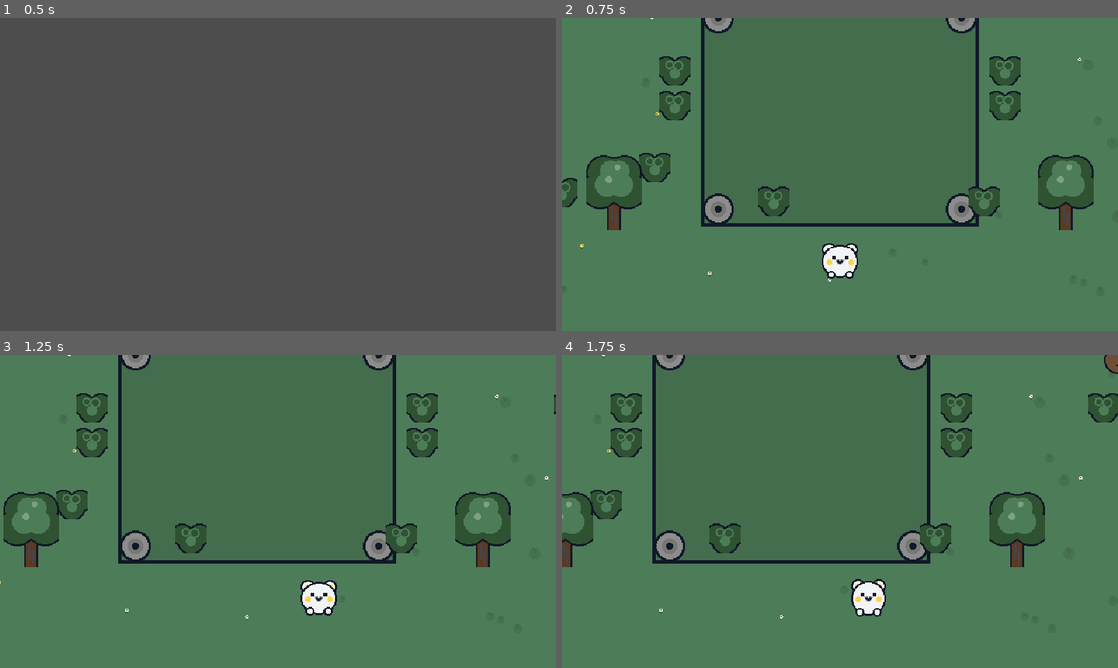
Above: before the commit, frames 1-4 (two rows, left to right).
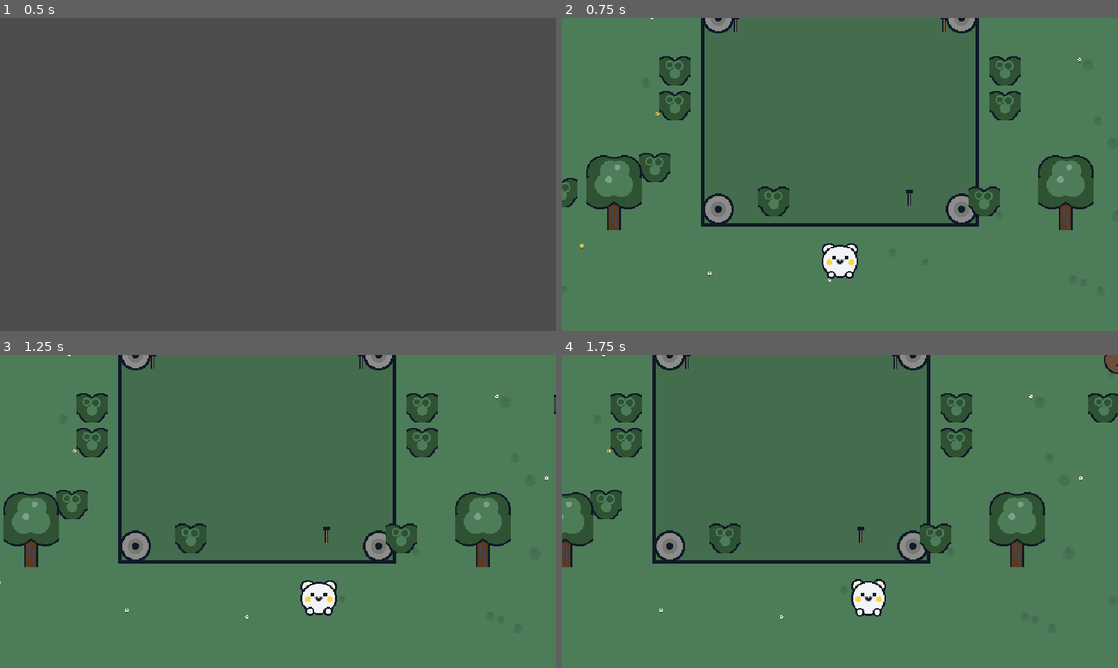
Above: after the commit, the same moments.

Repository: Akabim/arkeolog
Game: Godot game, scene res://scenes/main.tscn
Two runs of this game, one before a commit and one after it. Both use one fixed random seed, a clock stepped at 60 frames per second and the inputs below.
Inputs (mouse positions are in pixels of both pictures, inside the frame that each line leads up to):
- Up to frame 1 (0.5 s): no input
- Up to frame 2 (0.75 s): tap Enter at 0.5 s; move the mouse to (962, 158) at 0.52 s; hold D (move_right) from 0.53 s (still down); hold E (interact) from 0.53 s (still down); click (962, 158) at 0.67 s
- Up to frame 3 (1.25 s): keep holding D (move_right); keep holding E (interact); tap Space at 0.77 s
- Up to frame 4 (1.75 s): release D (move_right) at 1.25 s; release E (interact) at 1.25 s; drag from (728, 527) to (817, 492) at 1.27 s

Frame 1 is identical in both runs. In frame 2, 0.1% of the frame differs, in the area x 30-69%, y 0-60%; in frame 3, 0.1%; in frame 4, 0.1%.
Error before the commit: Cannot call method 'add_child' on a null value. (res://scripts/torch.gd:15)
Error after the commit: Invalid access to property or key 'is_solved' on a base object of type 'SubViewport'. (res://scripts/socket_visual.gd:15)

Commit message:
Fix torch baking circular dependency and null visual node crash by introducing torch_visual.gd

Diff:
--- a/scripts/texture_baker.gd
+++ b/scripts/texture_baker.gd
@@ -6,7 +6,7 @@
 const DIRT_MOUND_VISUAL = preload("res://scripts/dirt_mound_visual.gd")
 const STONE_BLOCK_VISUAL = preload("res://scripts/stone_block_visual.gd")
 const SOCKET_VISUAL = preload("res://scripts/socket_visual.gd")
-const TORCH_SCRIPT = preload("res://scripts/torch.gd")
+const TORCH_VISUAL = preload("res://scripts/torch_visual.gd")
 
 func bake_all_textures() -> void:
 	print("[Texture Baker] Starting procedural texture baking...")
@@ -18,9 +18,9 @@
 	Global.textures["dirt_mound"] = await bake_item(DIRT_MOUND_VISUAL, {}, Vector2(64, 48))
 
 	# Torches
-	Global.textures["torch_off"] = await bake_item(TORCH_SCRIPT, {"is_lit": false}, Vector2(24, 40))
-	Global.textures["torch_on1"] = await bake_item(TORCH_SCRIPT, {"is_lit": true}, Vector2(24, 40))
-	Global.textures["torch_on2"] = await bake_item(TORCH_SCRIPT, {"is_lit": true}, Vector2(24, 40))
+	Global.textures["torch_off"] = await bake_item(TORCH_VISUAL, {"is_lit": false}, Vector2(24, 40))
+	Global.textures["torch_on1"] = await bake_item(TORCH_VISUAL, {"is_lit": true}, Vector2(24, 40))
+	Global.textures["torch_on2"] = await bake_item(TORCH_VISUAL, {"is_lit": true}, Vector2(24, 40))
 
 	# Stone blocks
 	var symbols = ["ha", "na", "ca", "ra", "ka"]
--- /dev/null
+++ b/scripts/torch_visual.gd
@@ -0,0 +1,35 @@
+extends Node2D
+
+var is_lit: bool = false
+
+func _ready() -> void:
+	queue_redraw()
+
+func _draw() -> void:
+	var ink = Global.COLOR_INK
+	var wood = Global.COLOR_DIRT.lightened(0.1)
+	var flame_inner = Global.COLOR_CHEEKS
+	var flame_outer = Color("#FF4500") # Orangy Red
+
+	# Torch Handle Outline (offset to center nicely in baked size 24x40)
+	draw_line(Vector2(0, 0), Vector2(0, 16), ink, 4.0)
+	# Torch Handle
+	draw_line(Vector2(0, 0), Vector2(0, 16), wood, 2.0)
+
+	# Sconce metal holder
+	draw_rect(Rect2(-4, -2, 8, 4), ink)
+
+	if is_lit:
+		# Draw animating flame (using static offset for bake frame variations)
+		# We can randomize a bit here or use fixed values based on some conditions,
+		# but since randf_range runs on bake, it naturally creates variations for torch_on1 and torch_on2!
+		var flicker_x = randf_range(-1.5, 1.5)
+		var flicker_y = randf_range(-1.0, 1.0)
+
+		# Outer Flame
+		draw_circle(Vector2(flicker_x, -10 + flicker_y), 7.0, ink)
+		draw_circle(Vector2(flicker_x, -10 + flicker_y), 5.0, flame_outer)
+
+		# Inner Flame
+		draw_circle(Vector2(flicker_x * 0.5, -8 + flicker_y * 0.5), 4.0, ink)
+		draw_circle(Vector2(flicker_x * 0.5, -8 + flicker_y * 0.5), 2.5, flame_inner)
